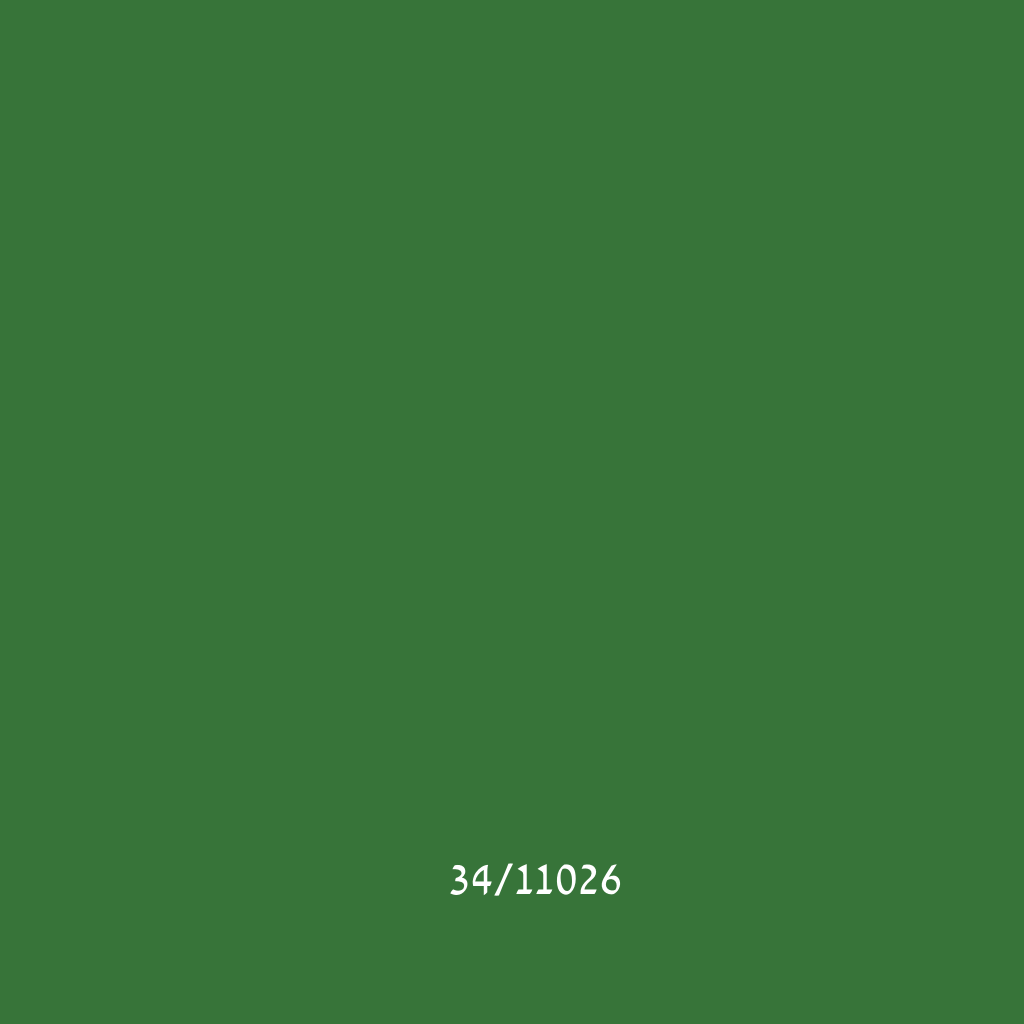
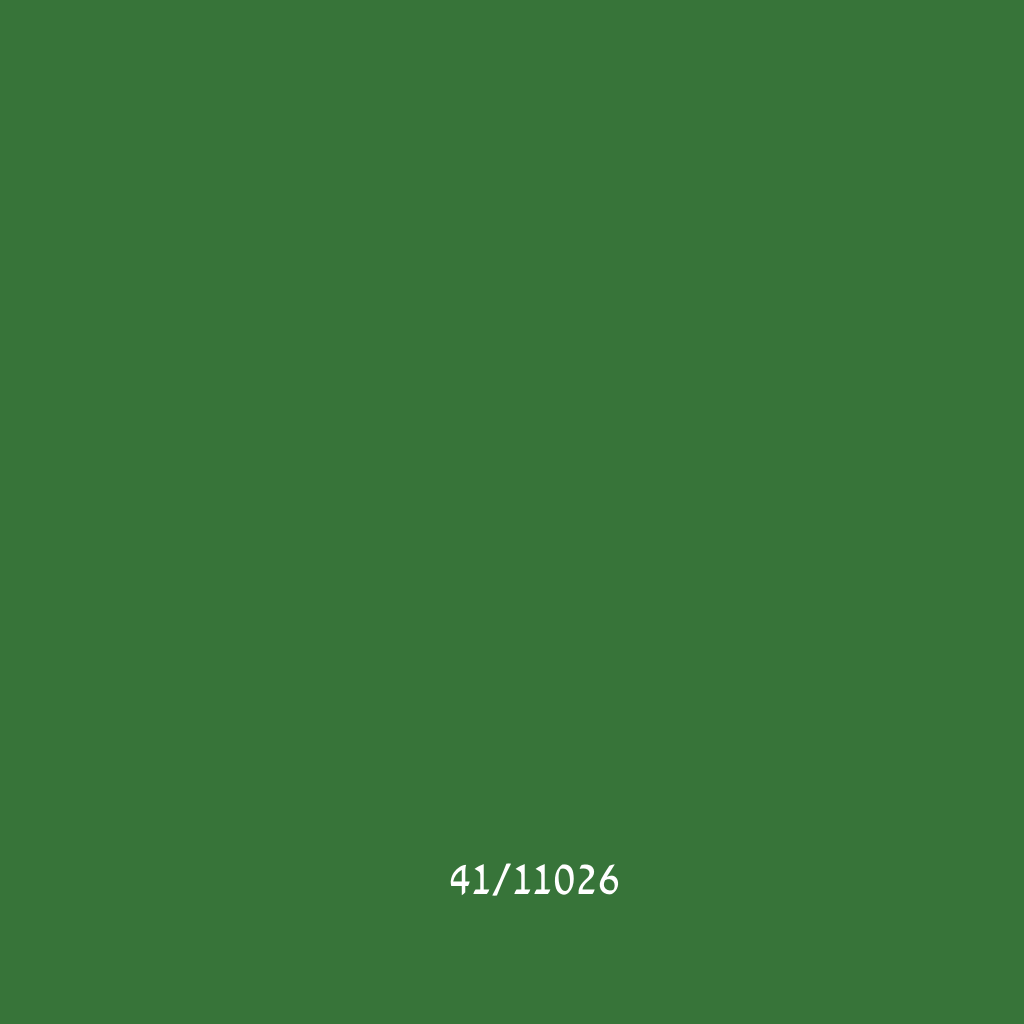
Layered file, before and after one edit (1024x1024). Changes by layer:
renamed "34/11026" to "41/11026", painted on it over [left=450, top=863, right=621, bottom=896]
